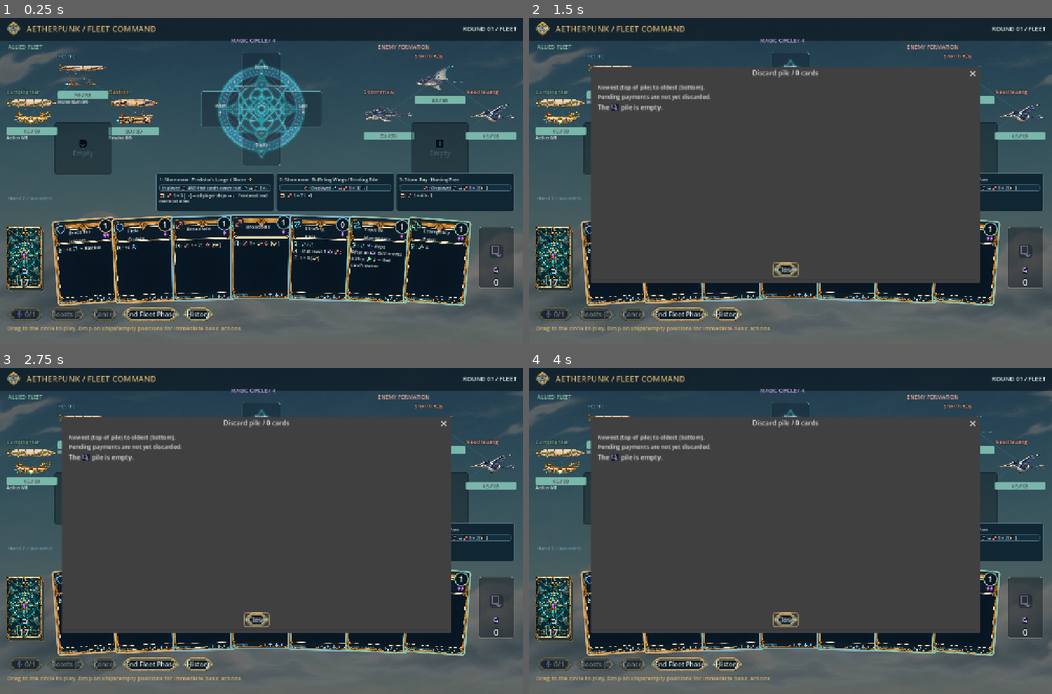
Above: before the commit, frames 1-4 (two rows, left to right).
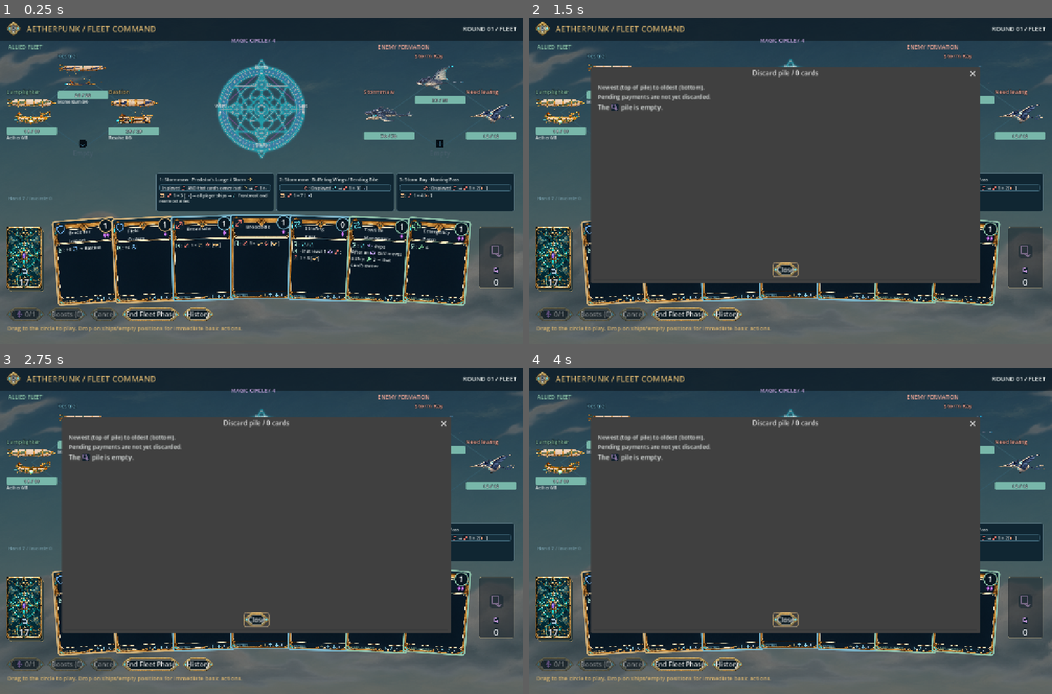
Above: after the commit, the same moments.

Repository: jkeywo/aetherpunk-fleet
Game: Godot game, scene res://scenes/game.tscn
Two runs of this game, one before a commit and one after it. Both use one fixed random seed, a clock stepped at 60 frames per second and the inputs below. This scene is started directly instead of the project's main scene.
Inputs:
- Up to frame 1 (0.25 s): no input
- Up to frame 2 (1.5 s): click "DISCARD 0" at 0.5 s; click "⚙" at 1.25 s
- Up to frame 3 (2.75 s): click "◆ TRIGGER" at 2 s
- Up to frame 4 (4 s): click "◆ TRIGGER" at 2.75 s; click "Lower Middle Empty" at 3.5 s

The runs differ from the first frame. In frame 1, 4.7% of the frame differs, in the area x 10-90%, y 10-48%; in frame 2, 0.7%; in frame 3, 0.7%; in frame 4, 0.7%.

Commit message:
Show empty slot frames only during relevant targeting

Diff:
--- a/scripts/circle_view.gd
+++ b/scripts/circle_view.gd
@@ -80,11 +80,12 @@
 		button.tooltip_text = Geometry.SLOT_NAMES[slot]
 		for style_name in ["normal", "hover", "pressed", "hover_pressed"]:
 			button.remove_theme_stylebox_override(style_name)
-		for style_name in ["normal", "hover", "pressed", "hover_pressed"]:
+		for style_name in ["normal", "hover", "pressed", "hover_pressed", "focus", "disabled"]:
 			var base := StyleBoxFlat.new()
-			base.bg_color = Color(.025,.065,.10,.88 if uid >= 0 else .28)
+			var framed: bool=uid>=0 or (not locked and (selected>=0 or drag_active))
+			base.bg_color = Color(.025,.065,.10,.88 if uid >= 0 else .28) if framed else Color.TRANSPARENT
 			base.border_color = Color(.45,.75,.82,.45)
-			base.set_border_width_all(1)
+			base.set_border_width_all(1 if framed else 0)
 			base.set_corner_radius_all(5)
 			button.add_theme_stylebox_override(style_name,base)
 		if uid >= 0 and cards.has(uid):
--- a/scripts/formation_view.gd
+++ b/scripts/formation_view.gd
@@ -59,14 +59,15 @@
 				_wire_target(widget, id)
 		else:
 			widget = Button.new()
+			widget.set_meta("empty_slot",true)
 			var cover_amount: int = int(board.get("cover", [0, 0, 0, 0, 0, 0, 0, 0])[point + (4 if is_enemy else 0)])
 			widget.text = Geometry.POSITION_NAMES[point] + "\nEmpty" + (" / Cover " + str(cover_amount) if cover_amount > 0 else "")
 			widget.modulate = Color("#506977")
-			for style_name in ["normal", "hover", "pressed", "hover_pressed"]:
+			for style_name in ["normal", "hover", "pressed", "hover_pressed", "focus", "disabled"]:
 				var empty := StyleBoxFlat.new()
-				empty.bg_color = Color(.025,.065,.10,.35)
+				empty.bg_color = Color.TRANSPARENT
 				empty.border_color = Color(.35,.55,.65,.4)
-				empty.set_border_width_all(1)
+				empty.set_border_width_all(0)
 				empty.set_corner_radius_all(5)
 				widget.add_theme_stylebox_override(style_name,empty)
 			add_child(widget)
@@ -175,7 +176,7 @@
 		if widget is Unit:
 			widget.guard_label.text = str(widget.get_meta("base_guard_text", ""))
 			widget.guard_label.visible=widget.get_meta("base_guard_visible",false)
-		if not hints.has(ship_id):
+		if not hints.has(ship_id) or (widget.get_meta("empty_slot",false) and not valid.has(ship_id)):
 			continue
 		widget.tooltip_text = str(hints[ship_id])
 		var tint := Color("#8a535b")
--- /dev/null
+++ b/tests/empty_slots.gd
@@ -0,0 +1,28 @@
+extends "res://tests/support/v3_test.gd"
+func unframed(button: Button) -> bool:
+	for state in ["normal","hover","pressed","focus"]:
+		var style: StyleBoxFlat=button.get_theme_stylebox(state)
+		if style.border_width_left!=0 or style.bg_color.a!=0:return false
+	return true
+func _run() -> void:
+	await open_battle(neutral())
+	var b=current_scene
+	expect(unframed(b.allies.widgets[2]),"Idle player vacancy still has a frame.")
+	expect(unframed(b.enemies.widgets[1]),"Idle enemy vacancy still has a frame.")
+	expect(b.circle_view.buttons.slice(0,4).all(func(button):return unframed(button)),"Idle magic-circle vacancies still have frames.")
+	var uid: int=uid_for(b.state,"broadside")
+	b._select(uid)
+	expect(unframed(b.allies.widgets[2]),"Attack selection framed an unrelated formation vacancy.")
+	expect(b.circle_view.buttons[0].get_theme_stylebox("normal").border_width_left>0,"Selecting a playable card did not reveal circle destinations.")
+	b._cancel()
+	var payload: Dictionary=b._begin_card_drag(uid_for(b.state,"patch"))
+	expect(b.allies.widgets[2].get_theme_stylebox("normal").border_width_left==3,"Valid basic-move vacancy has no frame.")
+	b._finish_card_drag()
+	expect(unframed(b.allies.widgets[2]) and unframed(b.circle_view.buttons[0]),"Cancelling drag left vacancy frames behind.")
+	b.state.cover[2]=3;b._render()
+	expect(unframed(b.allies.widgets[2]) and b.allies.cover_clouds.has(2),"Frameless vacancy hid its slot cover.")
+	b.allies.show_rule_preview({102:"Click to choose slot"})
+	expect(b.allies.widgets[2].get_theme_stylebox("normal").border_width_left==3,"Explicit slot target not framed.")
+	b.allies.show_rule_preview()
+	expect(unframed(b.allies.widgets[2]),"Clearing slot targeting did not remove its frame.")
+	done("Contextual empty slot frames")
Not shown, added: tests/empty_slots.gd.uid
